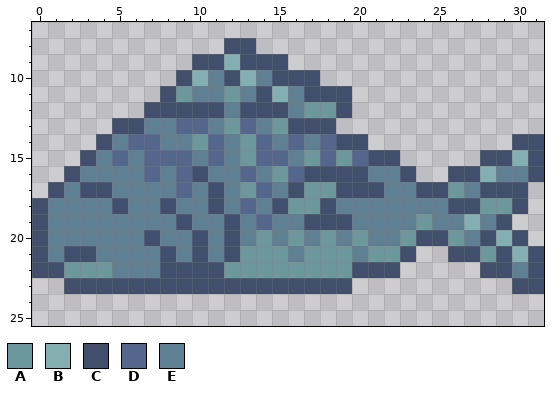
One commit to this pixel-art sprite: gfx/commodities/fish.png. That is the earlier state.
The file is 32x32 pixels. Colours within 5 levels of each other are drawn and written as one. Shown: x 0..31, y 7..25.
Palette (. is transparent): A #6d989b  B #83afb2  C #414f6d  D #54668c  E #5f7f92
Pixels before, first column x 0:
 8 ............CC..................
 9 ..........CCBCCC................
10 .........CBECBECCC..............
11 ........CAEEAECBECCC............
12 .......CCCCCECCCEAAC............
13 .....CCEEDDEADEACCC.............
14 ....CEDDEEADEADEDEDCC.........CC
15 ...CEDEDDDEDEADDEADADCC.....CCBC
16 ..CEEEEDEDCEEDEADCCCCEEC..CCBEEC
17 .CECCEEEEDECEADECAACCCEECCAECCC.
18 CEEEECEECEECEDECAACEEEEEEECCAAC.
19 CEEEEEEEECEECEDEECCCEEEEAEEBEC..
20 CEEEEEECEECECEAEAEAEAEEACCAECBC.
21 CECCEEEECECECAAAEAAAEAAC..CCACBC
22 CCAAAEEECCCCAAAAAAAACCC.....CCEC
23 ..CCCCCCCCCCCCCCCCCC..........CC
New version:
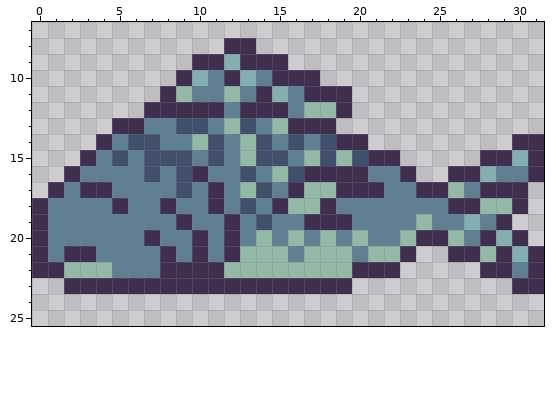
Diff:
{"colour":"A","old":"#6d989b","new":"#92b9a6"}
{"colour":"C","old":"#414f6d","new":"#3f2e4f"}
{"colour":"D","old":"#54668c","new":"#414f6d"}
{"label":"changed","picture_box":[32,38,544,294]}
